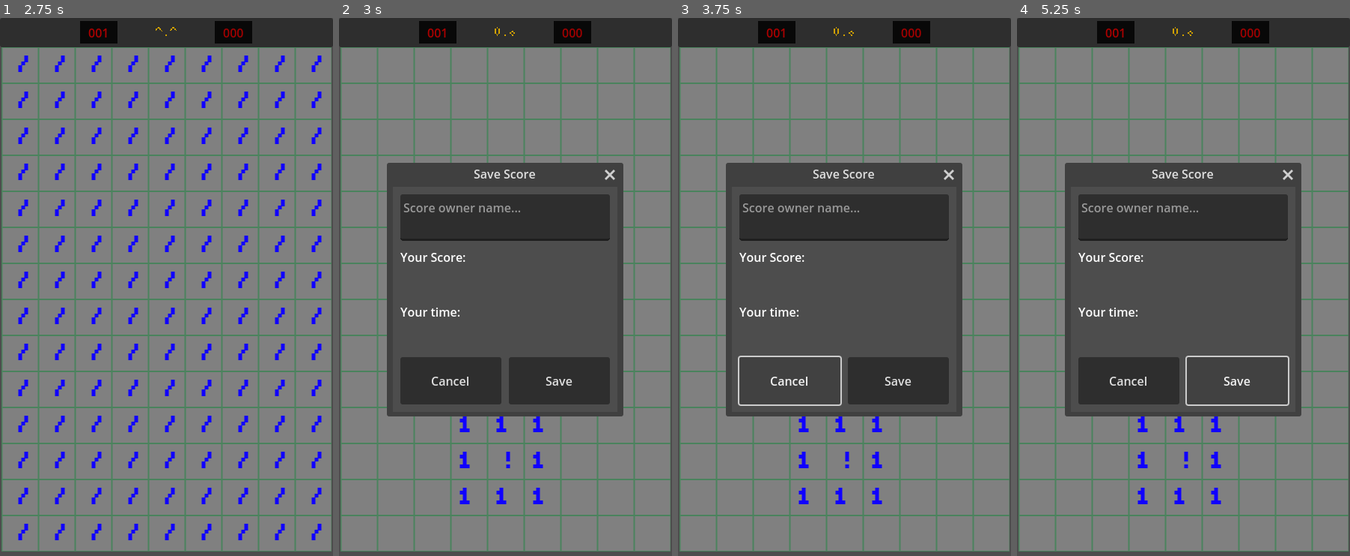
Above: before the commit, frames 1-4 (left to right).
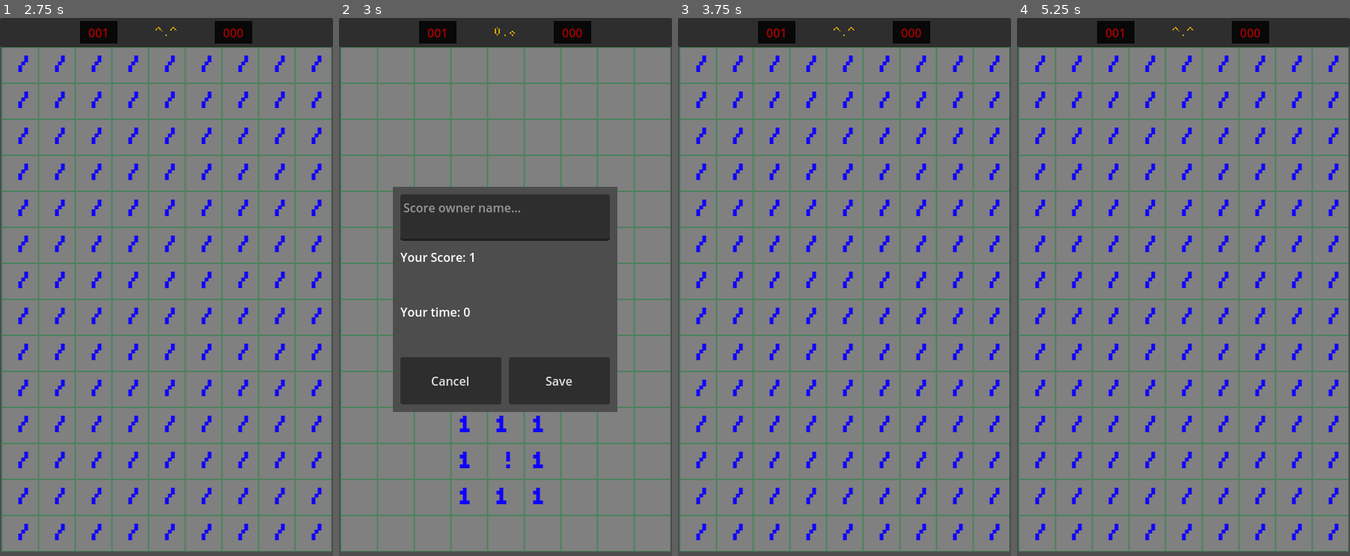
Above: after the commit, the same moments.

Repository: YAS-mobile-apps/YAS-minesweeper
Game: Godot game, scene res://scenes/main.tscn
The game is run twice, just before and just after one commit, with the same random seed, the same clock (stepped at 60 frames per second) and the same inputs. The engine's default icon, where the game draws it, is replaced by a stand-in: a white triangle on a blue panel in a dark square.
Inputs (mouse positions are in pixels of both pictures, inside the frame that each line leads up to):
- Up to frame 1 (2.75 s): click (166, 34) at 0.5 s; click (166, 34) at 1.25 s; click (166, 34) at 2 s
- Up to frame 2 (3 s): tap Enter at 2.75 s; move the mouse to (578, 270) at 2.77 s; click (578, 270) at 2.92 s
- Up to frame 3 (3.75 s): click "Cancel" at 3.5 s
- Up to frame 4 (5.25 s): click (1236, 378) at 4.25 s, where only the run before the commit has a clickable "Save"; click "Save" at 5 s

Frame 1 is identical in both runs. In frame 2, 5.3% of the frame differs, in the area x 14-86%, y 26-75%; in frame 3, 37%; in frame 4, 37%, in the area x 5-97%, y 1-98%.

Commit message:
Partial implementation of score saving

Diff:
--- a/scenes/main.tscn
+++ b/scenes/main.tscn
@@ -36,7 +36,8 @@
 [node name="Camera2D" type="Camera2D" parent="."]
 offset = Vector2(24, 0)
 
-[node name="SweeperUI" parent="." instance=ExtResource("1_o7pdv")]
+[node name="SweeperUI" parent="." node_paths=PackedStringArray("mine_grid") instance=ExtResource("1_o7pdv")]
+mine_grid = NodePath("../TileMap")
 
 [node name="TileMap" type="TileMap" parent="." node_paths=PackedStringArray("game_state_view")]
 texture_filter = 2
--- a/scenes/sweeper_ui.tscn
+++ b/scenes/sweeper_ui.tscn
@@ -96,15 +96,16 @@
 horizontal_alignment = 1
 vertical_alignment = 1
 
-[node name="Save Score window" type="Window" parent="."]
+[node name="SaveScoreWindow" type="Window" parent="."]
 unique_name_in_owner = true
 title = "Save Score"
 initial_position = 2
 size = Vector2i(300, 300)
 visible = false
+borderless = true
 script = ExtResource("5_ypgx0")
 
-[node name="MarginContainer" type="MarginContainer" parent="Save Score window"]
+[node name="MarginContainer" type="MarginContainer" parent="SaveScoreWindow"]
 anchors_preset = 15
 anchor_right = 1.0
 anchor_bottom = 1.0
@@ -117,51 +118,56 @@
 theme_override_constants/margin_right = 10
 theme_override_constants/margin_bottom = 10
 
-[node name="VBoxContainer" type="VBoxContainer" parent="Save Score window/MarginContainer"]
+[node name="VBoxContainer" type="VBoxContainer" parent="SaveScoreWindow/MarginContainer"]
 layout_mode = 2
 size_flags_horizontal = 3
 size_flags_vertical = 3
 theme_override_constants/separation = 10
 alignment = 1
 
-[node name="CurrentUserName" type="HBoxContainer" parent="Save Score window/MarginContainer/VBoxContainer"]
+[node name="CurrentUserName" type="HBoxContainer" parent="SaveScoreWindow/MarginContainer/VBoxContainer"]
 layout_mode = 2
 size_flags_vertical = 3
 
-[node name="TextEdit" type="TextEdit" parent="Save Score window/MarginContainer/VBoxContainer/CurrentUserName"]
+[node name="CurrentUserTextEdit" type="TextEdit" parent="SaveScoreWindow/MarginContainer/VBoxContainer/CurrentUserName"]
+unique_name_in_owner = true
 layout_mode = 2
 size_flags_horizontal = 3
 placeholder_text = "Score owner name..."
 
-[node name="CurrentScore" type="HBoxContainer" parent="Save Score window/MarginContainer/VBoxContainer"]
+[node name="CurrentScore" type="HBoxContainer" parent="SaveScoreWindow/MarginContainer/VBoxContainer"]
 layout_mode = 2
 size_flags_vertical = 3
 
-[node name="RichTextLabel" type="RichTextLabel" parent="Save Score window/MarginContainer/VBoxContainer/CurrentScore"]
+[node name="ScoreTextLabel" type="RichTextLabel" parent="SaveScoreWindow/MarginContainer/VBoxContainer/CurrentScore"]
+unique_name_in_owner = true
 layout_mode = 2
 size_flags_horizontal = 3
-text = "Your Score:"
+text = "Your Score: "
 
-[node name="CurrentTime" type="HBoxContainer" parent="Save Score window/MarginContainer/VBoxContainer"]
+[node name="CurrentTime" type="HBoxContainer" parent="SaveScoreWindow/MarginContainer/VBoxContainer"]
 layout_mode = 2
 size_flags_vertical = 3
 
-[node name="RichTextLabel" type="RichTextLabel" parent="Save Score window/MarginContainer/VBoxContainer/CurrentTime"]
+[node name="TimeTextLabel" type="RichTextLabel" parent="SaveScoreWindow/MarginContainer/VBoxContainer/CurrentTime"]
+unique_name_in_owner = true
 layout_mode = 2
 size_flags_horizontal = 3
-text = "Your time:"
+text = "Your time: "
 
-[node name="SaveScoreOrCancel" type="HBoxContainer" parent="Save Score window/MarginContainer/VBoxContainer"]
+[node name="SaveScoreOrCancel" type="HBoxContainer" parent="SaveScoreWindow/MarginContainer/VBoxContainer"]
 layout_mode = 2
 size_flags_vertical = 3
 theme_override_constants/separation = 10
 
-[node name="CancelButton" type="Button" parent="Save Score window/MarginContainer/VBoxContainer/SaveScoreOrCancel"]
+[node name="SaveCancelButton" type="Button" parent="SaveScoreWindow/MarginContainer/VBoxContainer/SaveScoreOrCancel"]
+unique_name_in_owner = true
 layout_mode = 2
 size_flags_horizontal = 3
 text = "Cancel"
 
-[node name="SaveButton" type="Button" parent="Save Score window/MarginContainer/VBoxContainer/SaveScoreOrCancel"]
+[node name="SaveConfirmButton" type="Button" parent="SaveScoreWindow/MarginContainer/VBoxContainer/SaveScoreOrCancel"]
+unique_name_in_owner = true
 layout_mode = 2
 size_flags_horizontal = 3
 text = "Save"
--- a/scripts/GameStateView.gd
+++ b/scripts/GameStateView.gd
@@ -4,6 +4,7 @@
 
 @export var mine_grid: MineSweeperTileMap
 @export var sweeper_ui: SweeperUI
+@export var save_window: SaveScoreWindow
 
 @onready var timer = $Timer
 
@@ -33,7 +34,9 @@
 
 func on_game_won():
 	timer.stop()
-	sweeper_ui.game_won(time_elapsed)
+	var total_score = mine_grid.board_3bv_score / max(time_elapsed, 1)
+	var current_score = max(total_score, mine_grid.board_3bv_score)
+	sweeper_ui.game_won(time_elapsed, current_score)
 
 
 func on_game_start():
--- a/scripts/MineSweeperTileMap.gd
+++ b/scripts/MineSweeperTileMap.gd
@@ -240,7 +240,7 @@
 	var all_cells_were_checked = false
 	if cells_open + existing_mines == columns * rows:
 		all_cells_were_checked = true
-	if all_cells_were_checked:
+	if all_cells_were_checked and not is_game_finished:
 		game_won()
 
 
--- a/scripts/SaveScoreWindow.gd
+++ b/scripts/SaveScoreWindow.gd
@@ -1,5 +1,6 @@
 extends Window
 
+class_name SaveScoreWindow
 # Called when the node enters the scene tree for the first time.
 func _ready():
 	pass # Replace with function body.
--- a/scripts/SweeperUi.gd
+++ b/scripts/SweeperUi.gd
@@ -3,25 +3,41 @@
 class_name SweeperUI
 
 @export var mine_grid: MineSweeperTileMap
-
 @onready var mine_count_label = %MineCountLabel
 @onready var game_status_button = %GameStatusButton
 @onready var timer_count_label = %TimerCountLabel
-@onready var save_score_window = %"Save Score window"
+@onready var save_score_window = %"SaveScoreWindow"
 @onready var list_score_window = %"List Score window"
+@onready var current_user_name_field = %CurrentUserTextEdit
+@onready var current_score_label = %ScoreTextLabel
+@onready var current_time_score_label = %TimeTextLabel
+@onready var save_cancel_button = %SaveCancelButton
+@onready var save_confirm_button = %SaveConfirmButton
 
 const TEXT_PADDING_SIZE: int = 3
 
 var game_lost_button_texture = preload("res://assets/tiles/button_lose.png")
 var game_won_button_texture = preload("res://assets/tiles/button_win.png")
 var default_button_texture = preload("res://assets/tiles/button_smile.png")
+var final_score: int = 0
+var final_time: int = 0
+var current_player_name: String = ""
+
+signal save_score
+
+func _ready():
+	game_status_button.pressed.connect(game_reset_button_pressed)
+	save_cancel_button.pressed.connect(game_reset_button_pressed)
+	save_confirm_button.pressed.connect(save_confirm_button_button_pressed)
+
+func game_reset_button_pressed():
+	get_tree().reload_current_scene()
 
 
-func _ready():
-	game_status_button.pressed.connect(_game_status_button_pressed)
-
-
-func _game_status_button_pressed():
+func save_confirm_button_button_pressed():
+	current_player_name = current_score_label.text
+	save_score.emit(current_player_name, final_score, final_time)
+	print("Name: ", current_player_name, " Score: ", final_score, " Time: ", final_time)
 	get_tree().reload_current_scene()
 
 
@@ -43,14 +59,22 @@
 	game_status_button.texture_normal = game_lost_button_texture
 
 
-func game_won(time_elapsed):
+func game_won(time_elapsed, current_score):
+	final_time = time_elapsed
+	final_score = current_score
 	game_status_button.texture_normal = game_won_button_texture
 	save_score_window.visible = true
+
+	current_score_label.add_text(str(final_score))
+	current_time_score_label.add_text(str(time_elapsed))
+
+	if current_player_name:
+		current_score_label.add_text(current_player_name)
 
 
 func max_flag_warning(reset: bool = false):
 	var color: String = GlobalVariables.COUNTERS_FONT_COLOUR if reset else "white"
-	mine_count_label.add_theme_color_override("font_color",color)
+	mine_count_label.add_theme_color_override("font_color", color)
 
 
 func reset_smile_button():
